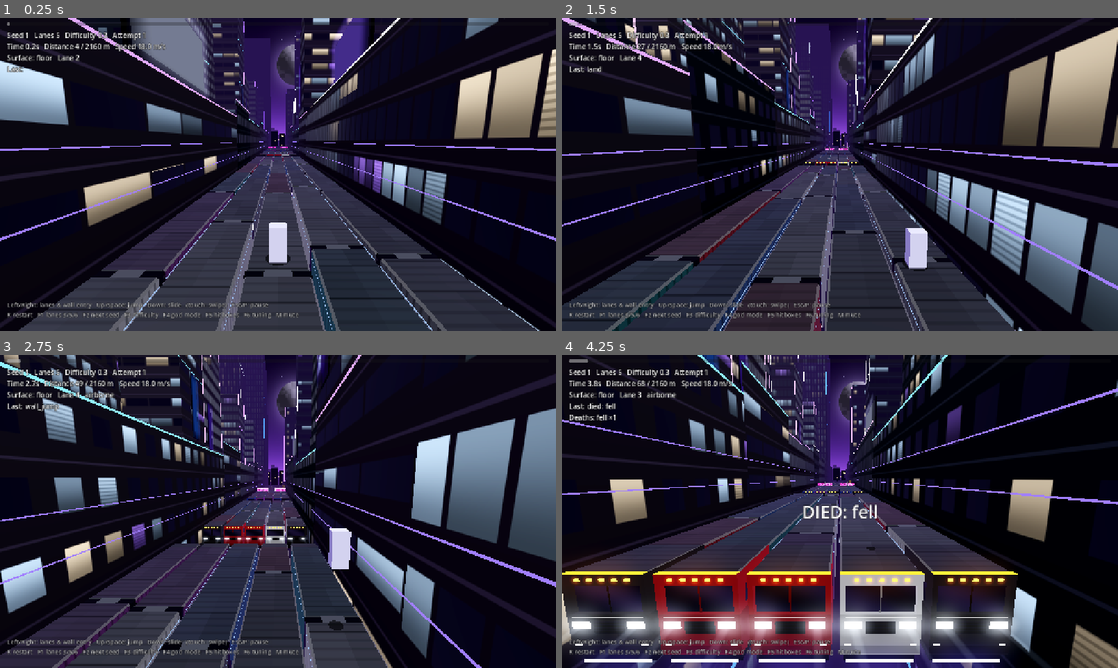
Above: before the commit, frames 1-4 (two rows, left to right).
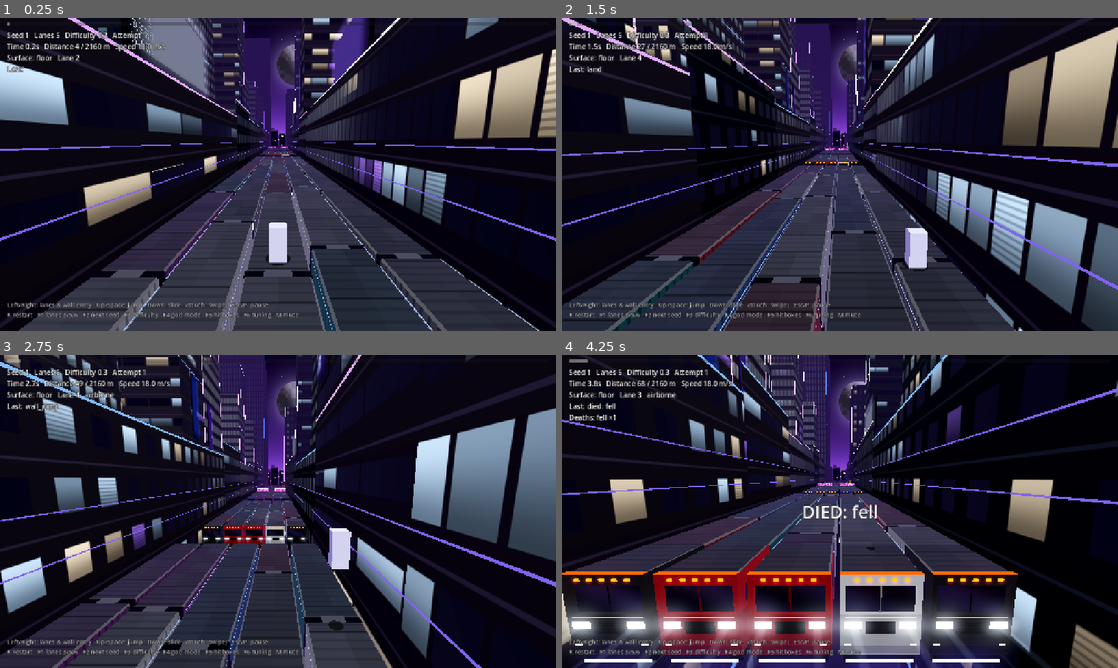
Above: after the commit, the same moments.

Repository: JacobCromwell/NeonRunner
Game: Godot game, scene res://scenes/main.tscn
Same seed, same stepped clock (60 frames per second), same inputs: the game is played once before the commit and once after it.
Inputs (mouse positions are in pixels of both pictures, inside the frame that each line leads up to):
- Up to frame 1 (0.25 s): no input
- Up to frame 2 (1.5 s): move the mouse to (962, 158) at 0.52 s; hold Right (move_right) 0.53-1.25 s; tap Down (slide) at 0.6 s; click (962, 158) at 0.67 s; tap Up (jump) at 0.77, 0.8, 1.07 s; drag from (728, 190) to (812, 237) at 1.27 s
- Up to frame 3 (2.75 s): move the mouse to (333, 442) at 2.02 s; hold Right (move_right) from 2.03 s (still down); tap Shift (dash) at 2.1 s; tap Up (jump) at 2.3 s
- Up to frame 4 (4.25 s): release Right (move_right) at 2.75 s; drag from (812, 574) to (673, 464) at 2.77 s; move the mouse to (1006, 558) at 3.52 s; hold Left (move_left) from 3.53 s (still down); tap Down (slide) at 3.6 s; tap Up (jump) at 3.77, 3.8, 4.07 s

The runs differ from the first frame. In frame 1, 1.2% of the frame differs, in the area x 0-100%, y 0-72%; in frame 2, 1.4%; in frame 3, 1.6%; in frame 4, 3.7%, in the area x 0-100%, y 0-100%.

Commit message:
Polish the city look: orange gap edges, pad beam, readable abyss
- Gap-edge lips, cab markers and the hull's stern band use a redder base
  and a gentler glow, so after the tonemapper they read orange, never the
  sign yellow.
- The anti-grav pad's light column is a soft beam instead of stacked bands.
- Less fog in the abyss and brighter road markings and traffic streaks, so
  the road streaming below the gaps shows.
- Calmer ceiling emitters and wall-run marks, a deeper blue neon (the old
  one bloomed toward pad cyan), glyphs that stay legible further away, and
  window grids that blend to their average before they can sparkle.

Co-Authored-By: Claude Opus 5.5 <noreply@anthropic.com>
Claude-Session: https://claude.ai/code/session_012JJAcAhBdZbxgGQfkbi75J

Diff:
--- a/scripts/world/meshes/shaders/facade.gdshader
+++ b/scripts/world/meshes/shaders/facade.gdshader
@@ -76,6 +76,6 @@
 
 	// Where single windows blur together, use the facade's average window instead.
 	vec3 avg_win = mix(glass, to_linear(mix(window_warm, window_cool, 0.6)) * (window_glow * 0.55), share * seen);
-	win_col = mix(win_col, avg_win, smoothstep(0.15, 0.6, max(fw.x, fw.y)));
+	win_col = mix(win_col, avg_win, smoothstep(0.1, 0.4, max(fw.x, fw.y)));
 	ALBEDO = mix(wall, win_col, in_win);
 }
--- a/scripts/world/meshes/shaders/kit_glow.gdshader
+++ b/scripts/world/meshes/shaders/kit_glow.gdshader
@@ -26,9 +26,10 @@
 		float v = 1.0 - uv.y;
 		a = v * v * smoothstep(0.0, 0.4, uv.x) * smoothstep(1.0, 0.6, uv.x);
 	} else if (shape == 3) {
-		// RISE: a light column, bright at the base, bands drifting up.
-		float band = 0.55 + 0.45 * sin((uv.y * 4.0 - TIME * 0.9 + UV2.y) * 6.2832);
-		a = pow(1.0 - uv.y, 1.3) * band * smoothstep(0.0, 0.3, uv.x) * smoothstep(1.0, 0.7, uv.x);
+		// RISE: a light column, bright at the base, soft bands drifting up.
+		float band = 0.8 + 0.2 * sin((uv.y * 3.0 - TIME * 0.9 + UV2.y) * 6.2832);
+		float across = 1.0 - abs(uv.x * 2.0 - 1.0);
+		a = pow(1.0 - uv.y, 1.6) * band * across * across;
 	} else if (shape == 4) {
 		// STREAK: a soft horizontal line.
 		float cy = abs(uv.y - 0.5) * 2.0;
--- a/scripts/world/meshes/shaders/kit_solid.gdshader
+++ b/scripts/world/meshes/shaders/kit_solid.gdshader
@@ -95,7 +95,7 @@
 		float stroke = r < 0.4 ? step(abs(sf.y - 0.5), 0.17) : (r < 0.75 ? step(abs(sf.x - 0.5), 0.22) : 0.0);
 		float on = inside * stroke * step(0.18, hash12(cell.yx * 3.7 + 1.3));
 		float fw = max(fwidth(uv.x), fwidth(uv.y));
-		on = mix(on, 0.25, clamp(fw * 14.0 - 0.4, 0.0, 1.0));
+		on = mix(on, 0.25, clamp((fw - 0.05) * 10.0, 0.0, 1.0));
 		base = mix(panel_dark, base, on);
 		glow *= on;
 	} else if (pattern == 9) {
--- a/scripts/world/meshes/shaders/road.gdshader
+++ b/scripts/world/meshes/shaders/road.gdshader
@@ -11,7 +11,7 @@
 uniform vec3 marking : source_color = vec3(0.45, 0.45, 0.55);
 uniform vec3 head_color : source_color = vec3(0.85, 0.9, 1.0);
 uniform vec3 tail_color : source_color = vec3(0.5, 0.45, 1.0);
-uniform float streak_glow = 2.5;
+uniform float streak_glow = 3.5;
 
 varying vec3 v_world;
 
@@ -28,7 +28,7 @@
 	// Dashed lane lines streaming toward the player.
 	float zs = v_world.z - TIME * scroll_speed;
 	float line = filtered_pulse(lanef + 0.5, fwidth(lanef), 0.48, 0.52) * step(fract(zs / 8.0), 0.45);
-	col += to_linear(marking) * (line * 0.5);
+	col += to_linear(marking) * (line * 0.8);
 
 	// Traffic: head-light streaks rush toward the player, others drift slower.
 	bool oncoming = mod(lane, 2.0) < 0.5;
--- a/scripts/world/skins/city/city_props.gd
+++ b/scripts/world/skins/city/city_props.gd
@@ -133,12 +133,11 @@
 		g.rect(Vector3(-size.x * 0.9, y0 + 0.06, size.z * 0.9), Vector3(size.x * 1.8, 0, 0), Vector3(0, 0, -size.z * 1.8),
 			c, 0.5, MeshKit.SHAPE_RADIAL)
 		var h: float = skin.pad_beam_height
-		var bx: float = size.x * 0.42
-		var bz: float = size.z * 0.42
-		g.rect(Vector3(-bx, y0, bz), Vector3(bx * 2.0, 0, 0), Vector3(0, h, 0), c, 0.45, MeshKit.SHAPE_RISE)
-		g.rect(Vector3(-bx, y0, -bz), Vector3(bx * 2.0, 0, 0), Vector3(0, h, 0), c, 0.45, MeshKit.SHAPE_RISE)
-		g.rect(Vector3(-bx, y0, -bz), Vector3(0, 0, bz * 2.0), Vector3(0, h, 0), c, 0.45, MeshKit.SHAPE_RISE)
-		g.rect(Vector3(bx, y0, -bz), Vector3(0, 0, bz * 2.0), Vector3(0, h, 0), c, 0.45, MeshKit.SHAPE_RISE)
+		var bx: float = size.x * 0.5
+		var bz: float = size.z * 0.5
+		# Two crossed cards through the pad's centre: a soft column from any angle.
+		g.rect(Vector3(-bx, y0, 0), Vector3(bx * 2.0, 0, 0), Vector3(0, h, 0), c, 0.5, MeshKit.SHAPE_RISE)
+		g.rect(Vector3(0, y0, bz), Vector3(0, 0, -bz * 2.0), Vector3(0, h, 0), c, 0.5, MeshKit.SHAPE_RISE)
 		_meshes[id] = batch.to_mesh()
 	MeshBatch.add_instance(trigger, _meshes[id])
 
--- a/scripts/world/skins/city/city_ship.gd
+++ b/scripts/world/skins/city/city_ship.gd
@@ -61,13 +61,13 @@
 		# Flush anti-grav emitters down each lane.
 		var ez: float = zf + 9.0
 		while ez < zn - 4.0:
-			s.prism(Vector3((edges[i] + edges[i + 1]) * 0.5, -0.03, ez), 0.42, 0.03, 8, light, 0.3)
+			s.prism(Vector3((edges[i] + edges[i + 1]) * 0.5, -0.03, ez), 0.3, 0.03, 8, light, 0.18)
 			ez += 15.0
 	# The stern edge: a wide orange band with amber lights, the ceiling ends here (like a gap edge).
-	s.rect(Vector3(-hw, 0, zf), Vector3(hw * 2.0, 0, 0), Vector3(0, 0, stern_lip), skin.gap_edge_color, 0.5)
+	s.rect(Vector3(-hw, 0, zf), Vector3(hw * 2.0, 0, 0), Vector3(0, 0, stern_lip), skin.gap_edge_color, 0.33)
 	var lx: float = -hw + 0.6
 	while lx < hw - 0.3:
-		s.box(Vector3(lx, -0.025, zf + 0.25), Vector3(0.35, 0.05, 0.2), skin.gap_edge_color, 1.0, MeshKit.PAT_PLAIN,
+		s.box(Vector3(lx, -0.025, zf + 0.25), Vector3(0.35, 0.05, 0.2), skin.gap_edge_color, 0.6, MeshKit.PAT_PLAIN,
 			MeshKit.ALL_FACES & ~MeshKit.FACE_PY)
 		lx += 1.2
 	g.rect(Vector3(-hw, -0.05, zf + stern_lip + 1.5), Vector3(hw * 2.0, 0, 0), Vector3(0, 0, -(stern_lip + 3.0)),
--- a/scripts/world/skins/city/city_towers.gd
+++ b/scripts/world/skins/city/city_towers.gd
@@ -38,7 +38,7 @@
 		span = building_at(side, span.y + 1)
 	var mark_x: float = face_x - side * 0.02
 	for h: float in skin.wall_height_marks:
-		solid.box(Vector3(mark_x, h, -(start + end) * 0.5), Vector3(0.03, 0.05, end - start), skin.wall_mark_color, 0.28)
+		solid.box(Vector3(mark_x, h, -(start + end) * 0.5), Vector3(0.03, 0.05, end - start), skin.wall_mark_color, 0.22)
 	if side < 0:
 		var w: float = absf(face_x)
 		batch.layer(skin.road_material()).rect(Vector3(-w, -skin.road_depth, -start), Vector3(w * 2.0, 0, 0),
--- a/scripts/world/skins/city/city_trucks.gd
+++ b/scripts/world/skins/city/city_trucks.gd
@@ -146,13 +146,13 @@
 	var sides: int = MeshKit.FACE_PX | MeshKit.FACE_NX
 
 	# Roof: the amber lip at the gap edge, then plates.
-	s.rect(Vector3(-hw, 0, 0), Vector3(width, 0, 0), Vector3(0, 0, -EDGE_LIP), edge, 0.5)
+	s.rect(Vector3(-hw, 0, 0), Vector3(width, 0, 0), Vector3(0, 0, -EDGE_LIP), edge, 0.33)
 	_roof(s, hw, -EDGE_LIP, -d, skin.roof_color, roof_param)
 	# Upper band with the amber marker lights.
 	s.box(Vector3(0, -0.16, -d * 0.5), Vector3(width, 0.32, d), color, 0.0, MeshKit.PAT_PLAIN, sides | MeshKit.FACE_PZ)
 	for i: int in 5:
 		var mx: float = (float(i) - 2.0) * minf(0.34, width * 0.15)
-		s.box(Vector3(mx, -0.15, 0.012), Vector3(0.13, 0.07, 0.03), edge, 0.9)
+		s.box(Vector3(mx, -0.15, 0.012), Vector3(0.13, 0.07, 0.03), edge, 0.6)
 		g.rect(Vector3(mx - 0.22, -0.37, 0.03), Vector3(0.44, 0, 0), Vector3(0, 0.44, 0), edge, 0.3, MeshKit.SHAPE_RADIAL)
 	# Windscreen between two pillars, set back under the band.
 	for side: float in [-1.0, 1.0]:
@@ -196,7 +196,7 @@
 	var h: float = skin.truck_height
 	var d: float = REAR_DEPTH
 	var doors := Color(0.14, 0.14, 0.17)
-	s.rect(Vector3(-hw, 0, EDGE_LIP), Vector3(width, 0, 0), Vector3(0, 0, -EDGE_LIP), skin.gap_edge_color, 0.5)
+	s.rect(Vector3(-hw, 0, EDGE_LIP), Vector3(width, 0, 0), Vector3(0, 0, -EDGE_LIP), skin.gap_edge_color, 0.33)
 	_roof(s, hw, d, EDGE_LIP, skin.roof_color, roof_param)
 	for side: float in [-1.0, 1.0]:
 		_side(s, side, hw, d, 0.0, doors)
--- a/scripts/world/skins/city_skin.gd
+++ b/scripts/world/skins/city_skin.gd
@@ -23,7 +23,7 @@
 @export_range(50.0, 400.0, 5.0, "suffix:m") var fog_end: float = 190.0
 @export_range(0.0, 1.0, 0.01) var fog_max: float = 1.0
 ## Extra fog below the track, so the street far below sits in glowing haze.
-@export_range(0.0, 0.5, 0.005) var abyss_fog_density: float = 0.06
+@export_range(0.0, 0.5, 0.005) var abyss_fog_density: float = 0.035
 @export_range(0.0, 2.0, 0.05) var glow_intensity: float = 0.8
 @export_range(0.5, 4.0, 0.05) var glow_threshold: float = 1.1
 ## Brightness of emissive kit parts (vertex glow 1.0 = this many times the albedo).
@@ -49,8 +49,9 @@
 @export var headlight_color: Color = Color(0.85, 0.92, 1.0)
 @export var truck_light_color: Color = Color(0.55, 0.7, 1.0)
 @export var thruster_color: Color = Color(0.42, 0.36, 1.0)
-## Gap edges: cab and rear roof lips and marker lights (the orange edge language).
-@export var gap_edge_color: Color = Color(1.0, 0.45, 0.1)
+## Gap edges: cab and rear roof lips and marker lights (the orange edge language). Redder than it
+## looks: the glow and the tonemapper lift the green, and it must stay orange, not sign yellow.
+@export var gap_edge_color: Color = Color(1.0, 0.25, 0.04)
 
 @export_group("Road below")
 @export_range(4.0, 60.0, 0.5, "suffix:m") var road_depth: float = 14.0
@@ -76,7 +77,7 @@
 ## Building trims and decorative signs. Kept away from the hazard colours (pink, yellow, orange,
 ## cyan, green) so hazards stay the most readable things on screen.
 @export var neon_colors: PackedColorArray = PackedColorArray([
-	Color(0.55, 0.35, 1.0), Color(0.25, 0.5, 1.0), Color(0.8, 0.85, 1.0), Color(0.45, 0.3, 0.95)])
+	Color(0.55, 0.35, 1.0), Color(0.22, 0.34, 1.0), Color(0.8, 0.85, 1.0), Color(0.45, 0.3, 0.95)])
 ## Faint lines on the facades at these heights, to read how high a wall run is.
 @export var wall_height_marks: PackedFloat32Array = PackedFloat32Array([2.0, 4.0])
 @export var wall_mark_color: Color = Color(0.45, 0.35, 1.0)
